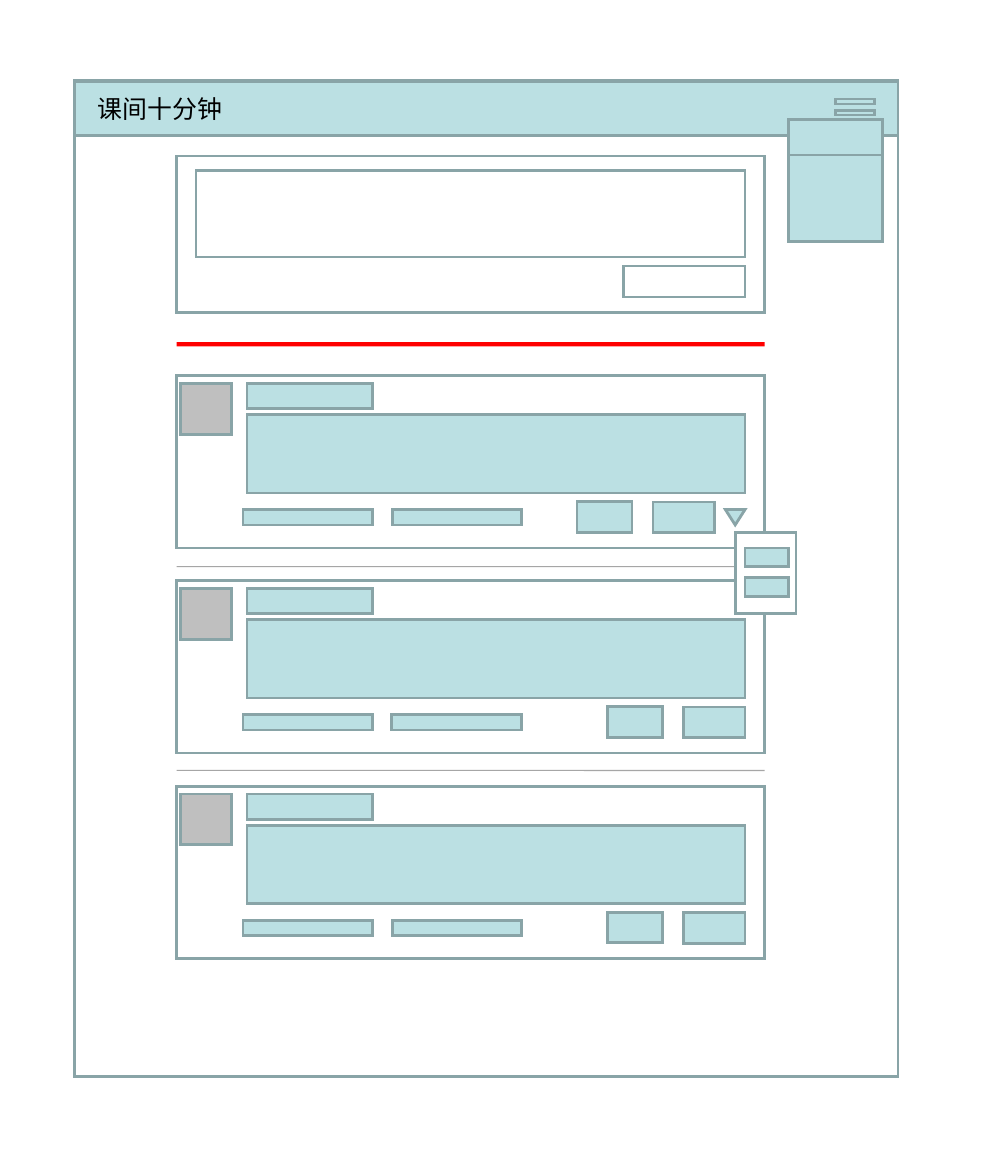
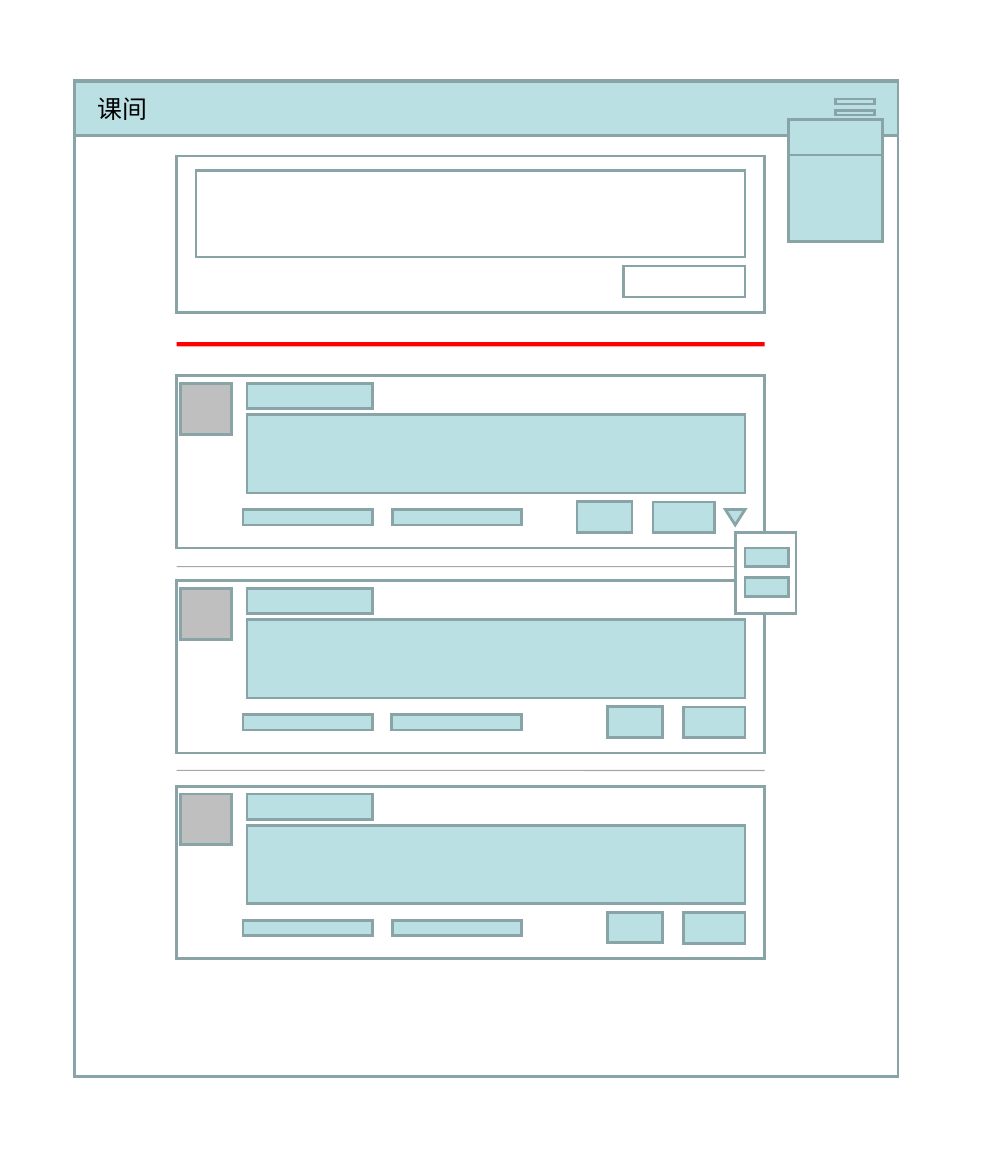
Before and after one commit to DoneSpeak/trivial, a slide deck: slide 1 of msgboard/design.ppt. Drawn at 996x1176 pixels with LibreOffice and Linux fonts; fonts in the diff are those of the drawing. Boxes give left, top, right and bottom in pixels: in the first picture for what was removed or moved away, otherwise in the second. Text is boxed around its words. In the diff, an @@ line names an element or a change of style, - is before the commit and + after.

```diff
--- a/msgboard/design.ppt
+++ b/msgboard/design.ppt
@@ text at (x1=98, y1=97, x2=148, y2=120): text changed @@
-课间十分钟
+课间
```
Also in this commit, not shown: 1 other slide changed, 1 slide added, 28 other files.
